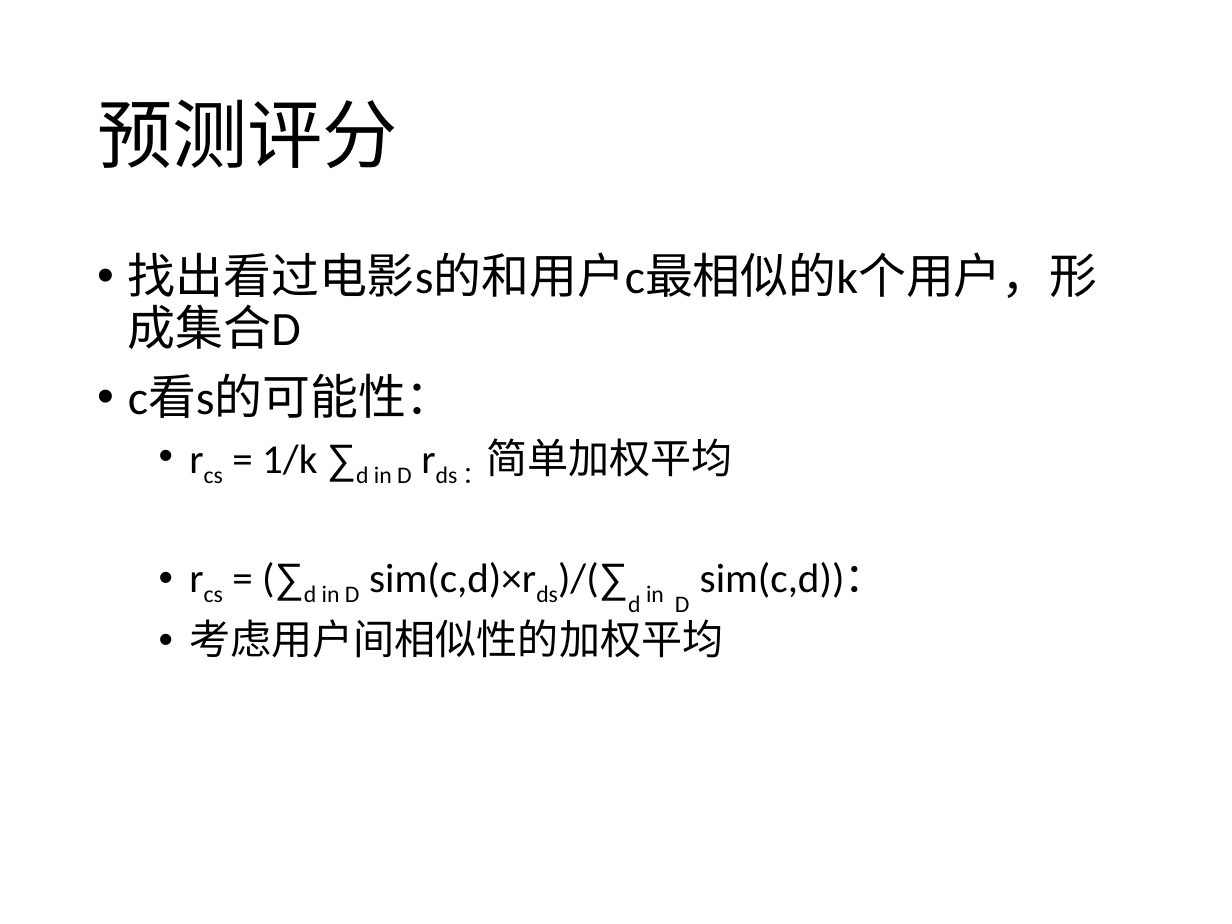
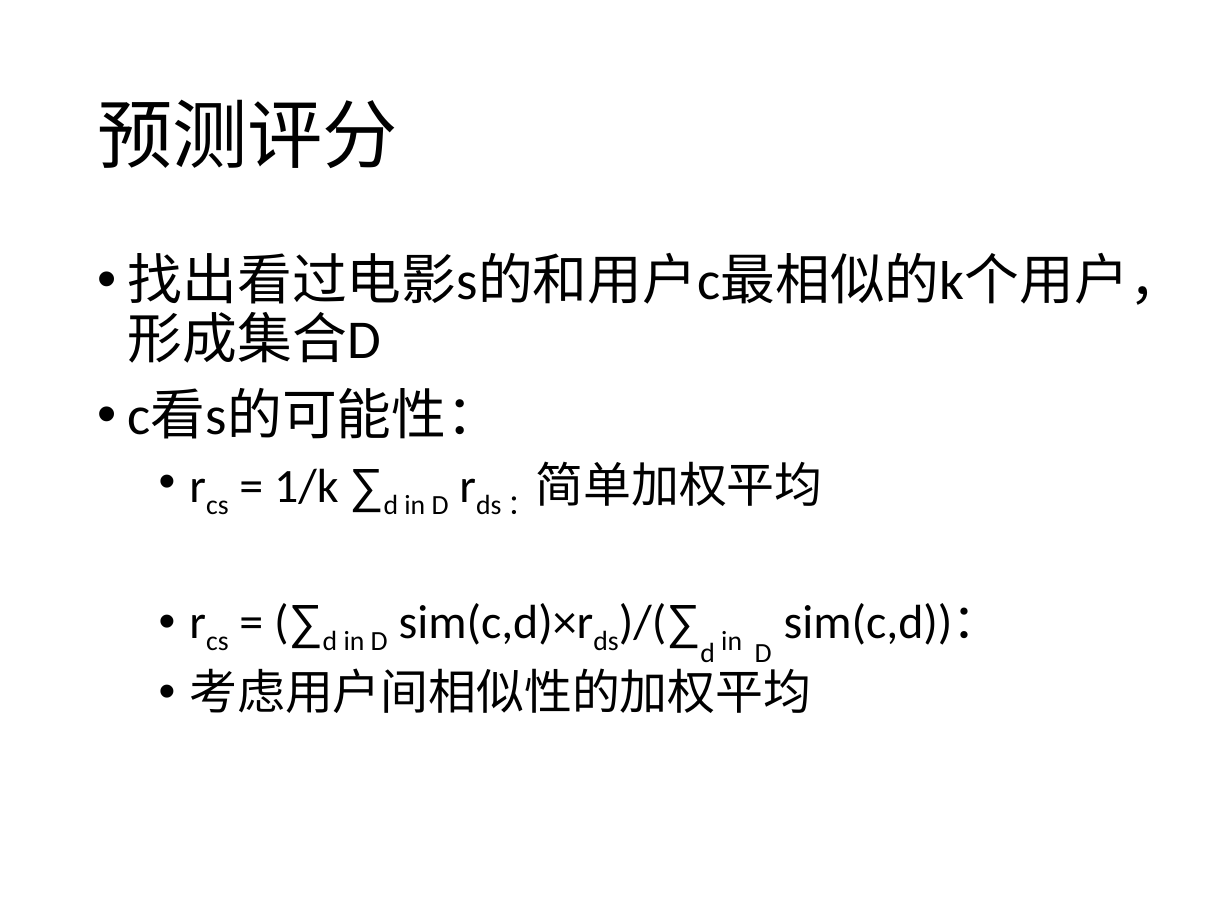
Before and after one commit to yishuai/bigalgo, a slide deck: slide 20 of ppt/15-recsys.pptx. Drawn at 1232x924 pixels with LibreOffice and Linux fonts; fonts in the diff are those of the drawing. Boxes give left, top, right and bottom in pixels: in the first picture for what was removed or moved away, otherwise in the second. Text is boxed around its words. In the diff, an @@ line names an element or a change of style, - is before the commit and + after.

```diff
--- a/ppt/15-recsys.pptx
+++ b/ppt/15-recsys.pptx
@@ text "找出看过电影s的和用户c最相似的k个用户，形成集合D" at bbox=[128, 253, 1184, 713]: size 28 to 32 pt in "找出看过电影s的和用户c最相似的k个用户，形成集合D", "c看s的可能性："; size 24 to 28 pt in "rcs = 1/k ∑d in D rds ...", "rcs = (∑d in D sim(c,d)×rds)/(∑d in ...", "考虑用户间相似性的加权平均" @@
```
Also in this commit, not shown: 3 other slides changed, 7 other files.
